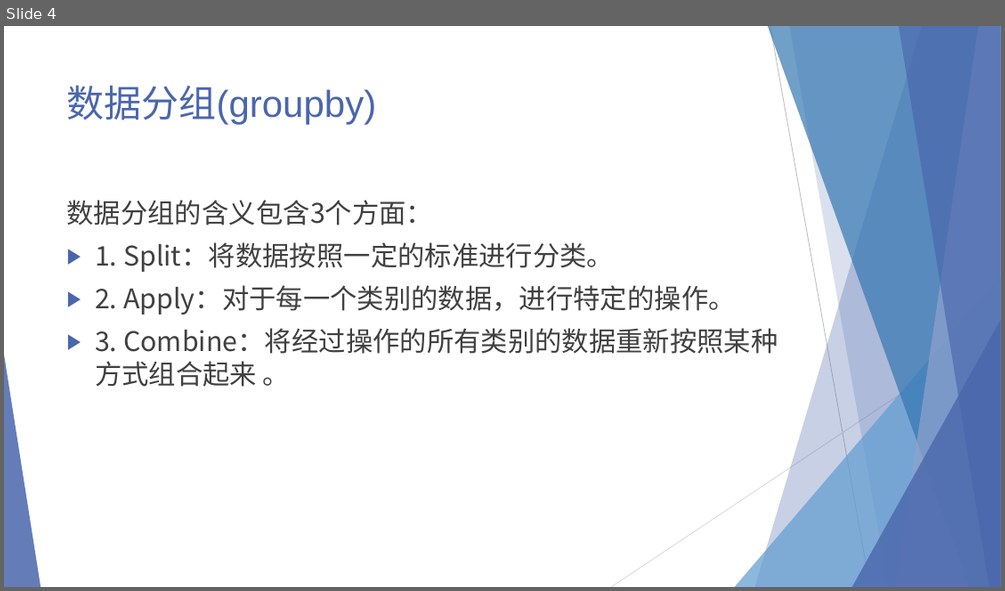
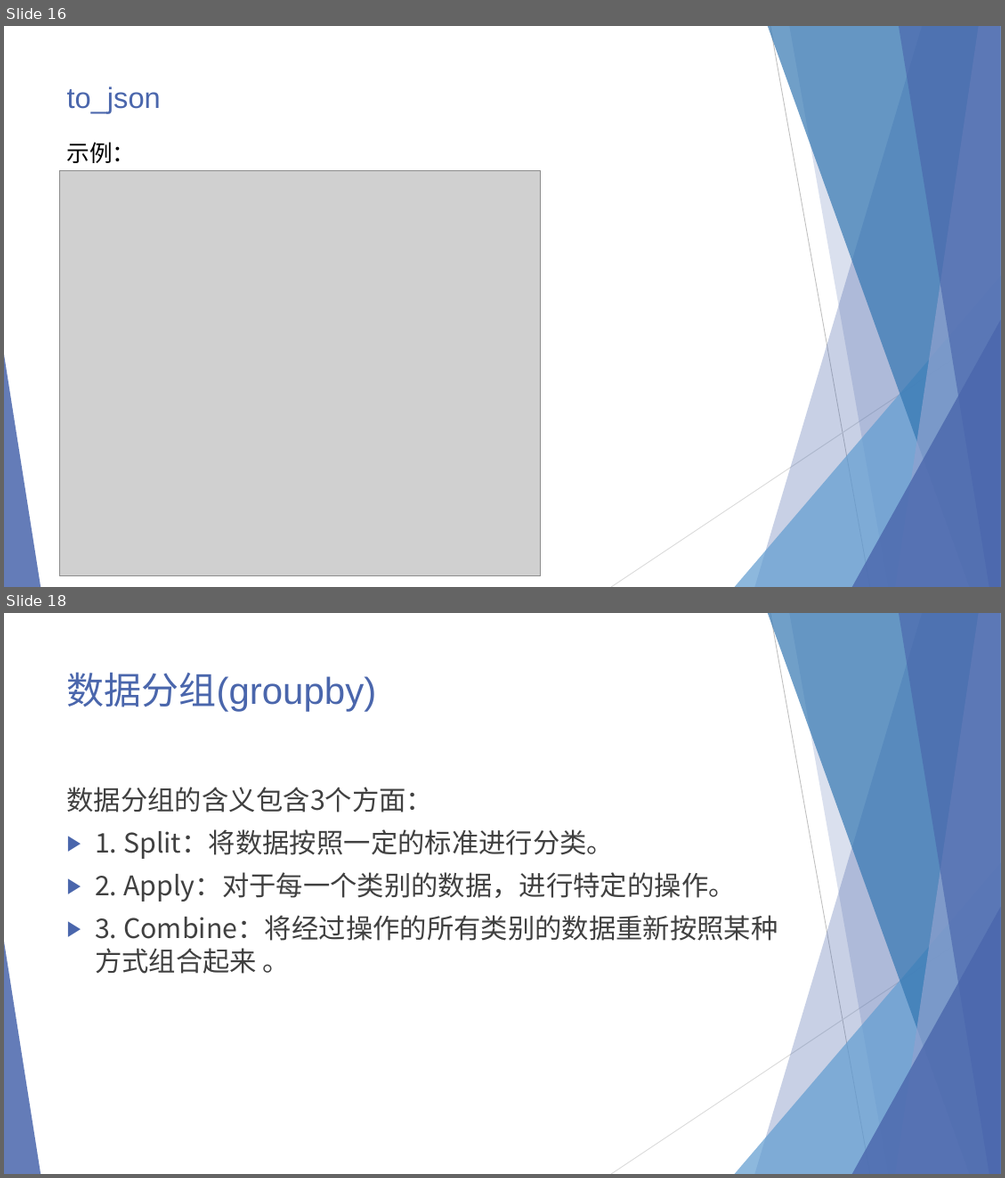
Before and after one commit to SSRSGJYD/pandas, a slide deck: doc/pandas.pptx. Shown one above the other, each under a label of ours: slide 4 before the commit, slides 16 and 18 after it; the slides between them are not shown. The pictures are 1005x591 and 1005x1178 pixels, drawn with LibreOffice and Linux fonts; fonts in the diff are those of the drawing; grey boxes stand for pictures. Boxes give left, top, right and bottom in pixels: in the first picture for what was removed or moved away, otherwise in the second. Text is boxed around its words. In the diff, an @@ line names an element or a change of style, - is before the commit and + after.

```diff
--- a/doc/pandas.pptx
+++ b/doc/pandas.pptx
@@ slide 16 added at box(4, 26, 1001, 587), background #FFFFFF; not listed: 10 template elements that a slide beside it also shows @@
@@ title added at box(67, 87, 161, 113), 28 pt, text #4A66AC @@
+to_json
@@ text added at box(66, 142, 135, 163), 22 pt, text #000000 @@
+示例：
@@ picture added at box(59, 170, 540, 576) @@
@@ what was slide 4 is now slide 18 @@
```
Also in this commit, not shown: 13 other slides added, 2 other files.
